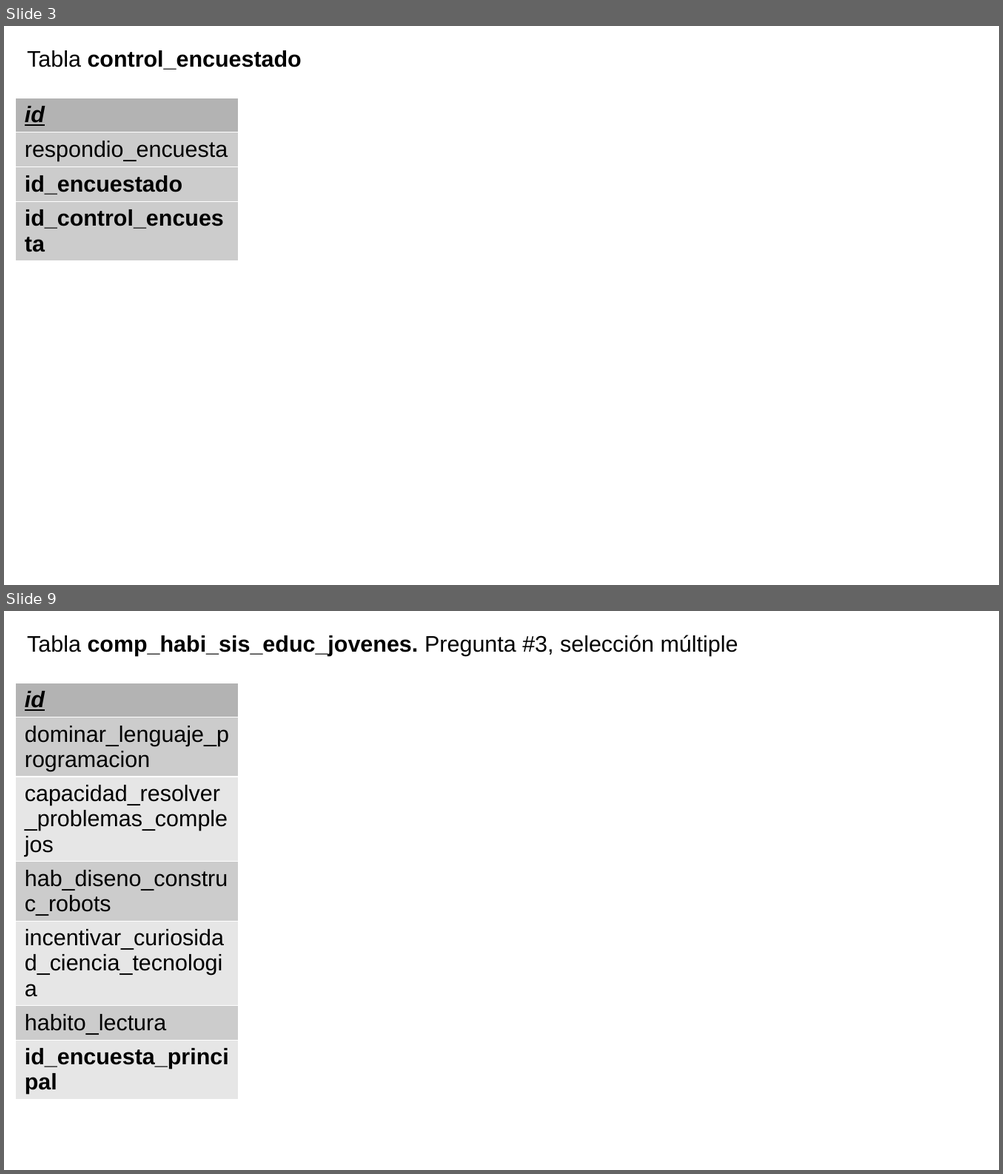
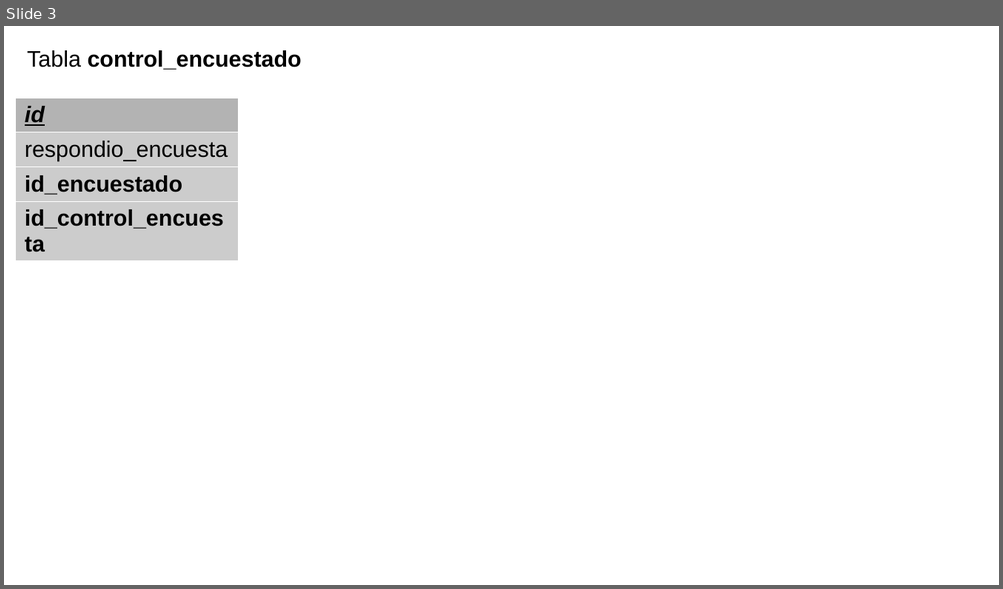
Before and after one commit to laar19/encuesta, a slide deck: 1 documentation/tablas.odp. Shown one above the other, each under a label of ours: slides 3 and 9 before the commit, slide 3 after it; the slides between them are not shown. The pictures are 1003x1174 and 1003x589 pixels, drawn with LibreOffice and Linux fonts; fonts in the diff are those of the drawing. Boxes give left, top, right and bottom in pixels: in the first picture for what was removed or moved away, otherwise in the second. Text is boxed around its words. In the diff, an @@ line names an element or a change of style, - is before the commit and + after.

```diff
--- a/1 documentation/tablas.odp
+++ b/1 documentation/tablas.odp
@@ slide 9 removed at (4, 611, 999, 1170), background #FFFFFF @@
@@ text removed at (27, 635, 738, 656) @@
-Tabla comp_habi_sis_educ_jovenes. Pregunta #3, selección múltiple
@@ table removed at (16, 684, 239, 1100), 7 rows, 1 columns @@
-id
-dominar_lenguaje_programacion
-capacidad_resolver_problemas_complejos
-hab_diseno_construc_robots
-incentivar_curiosidad_ciencia_tecnologia
-habito_lectura
-id_encuesta_principal
```
Also in this commit, not shown: 1 slide changed, 9 slides added, 28 other slides removed, 52 other files.
